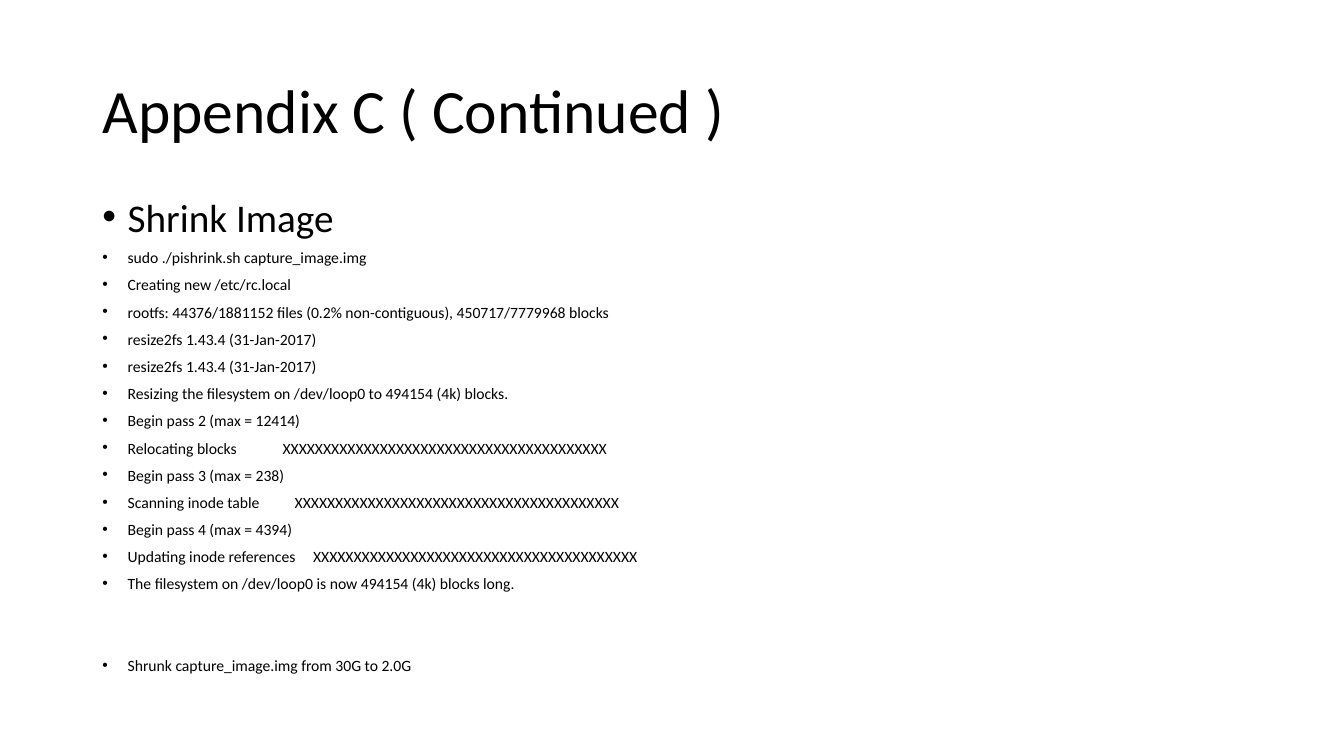
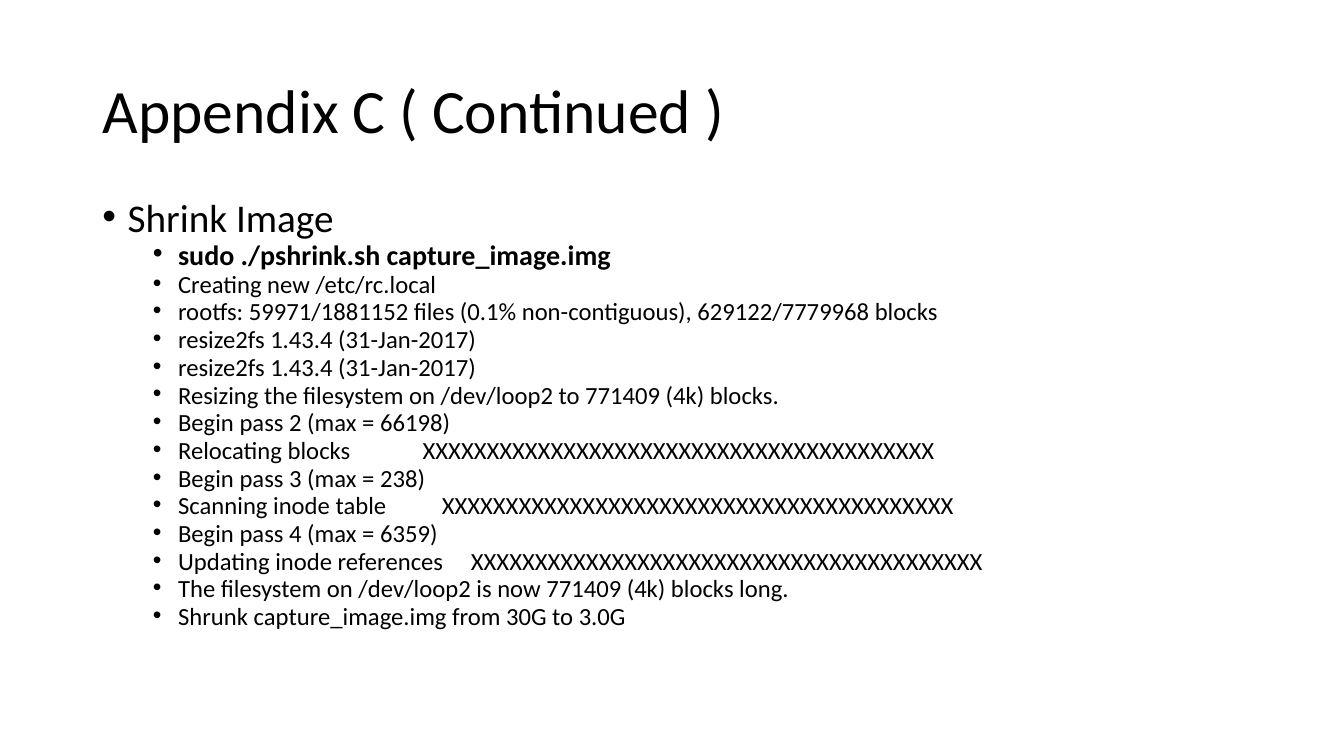
Before and after one commit to NanoDataCenter/nano_data_center, a slide deck: slide 24 of presentations/session_1/Lab #1 PI Disk setup.pptm. Drawn at 1344x756 pixels with LibreOffice and Linux fonts; fonts in the diff are those of the drawing. Boxes give left, top, right and bottom in pixels: in the first picture for what was removed or moved away, otherwise in the second. Text is boxed around its words. In the diff, an @@ line names an element or a change of style, - is before the commit and + after.

Commit message:
finish lab #1

```diff
--- a/presentations/session_1/Lab #1 PI Disk setup.pptm
+++ b/presentations/session_1/Lab #1 PI Disk setup.pptm
@@ text at <box>178,245,611,270</box>: text changed; size 11.2 to 20 pt; bold on @@
-• sudo ./pishrink.sh capture_image.img
+  • sudo ./pshrink.sh capture_image.img
@@ text at <box>178,276,983,575</box>: size 11.2 to 17.6 pt in "Creating new /etc/rc.local", "resize2fs 1.43.4 (31-Jan-2017)", "resize2fs 1.43.4 (31-Jan-2017)", "Relocating blocks XXXXXXXXXXXXXXXXXXXXXXXXXXXXXXXXXXXXXXXX" and 3 more places; list level 1 to 2 in "Creating new /etc/rc.local"; list level 1 to 2 in "resize2fs 1.43.4 (31-Jan-2017)"; list level 1 to 2 in "Relocating blocks XXXXXXXXXXXXXXXXXXXXXXXXXXXXXXXXXXXXXXXX"; list level 1 to 2 in "Begin pass 3 (max = ..."; list level 1 to 2 in "Scanning inode table XXXXXXXXXXXXXXXXXXXXXXXXXXXXXXXXXXXXXXX ..."; list level 1 to 2 in "Updating inode references XXXXXXXXXXXXXXXXXXXXXXXXXXXXXXXXXX ..." @@
@@ text at <box>178,302,938,325</box>: text changed; size 11.2 to 17.6 pt @@
-• rootfs: 44376/1881152 files (0.2% non-contiguous), 450717/7779968 blocks
+  • rootfs: 59971/1881152 files (0.1% non-contiguous), 629122/7779968 blocks
@@ text at <box>178,386,779,436</box>: text changed; size 11.2 to 17.6 pt @@
-• Resizing the filesystem on /dev/loop0 to 494154 (4k) blocks.
-• Begin pass 2 (max = 12414)
+  • Resizing the filesystem on /dev/loop2 to 771409 (4k) blocks.
+  • Begin pass 2 (max = 66198)
@@ text at <box>178,524,437,547</box>: text changed; size 11.2 to 17.6 pt @@
-• Begin pass 4 (max = 4394)
+  • Begin pass 4 (max = 6359)
@@ text at <box>178,579,788,630</box>: text changed; size 11.2 to 17.6 pt @@
-• The filesystem on /dev/loop0 is now 494154 (4k) blocks long.
-• Shrunk capture_image.img from 30G to 2.0G
+  • The filesystem on /dev/loop2 is now 771409 (4k) blocks long.
+  • Shrunk capture_image.img from 30G to 3.0G
```
Also in this commit, not shown: 1 other slide changed.
